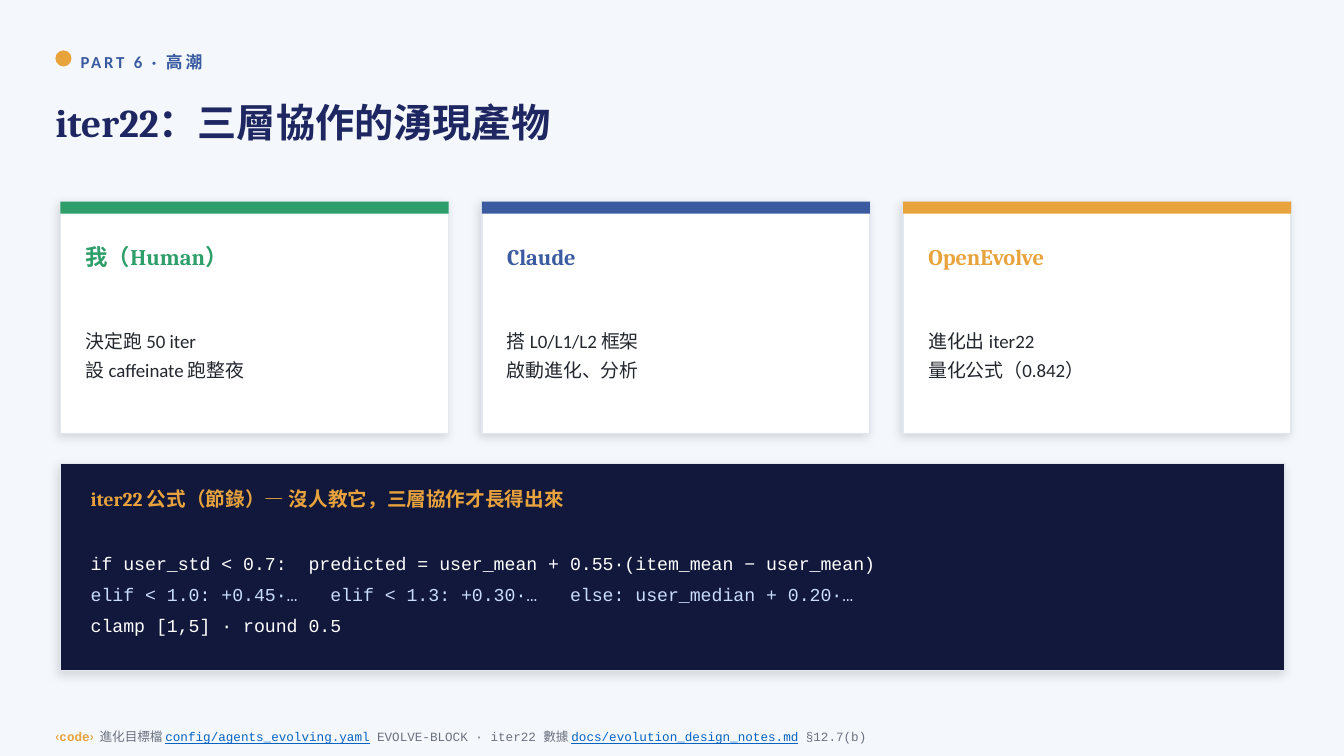
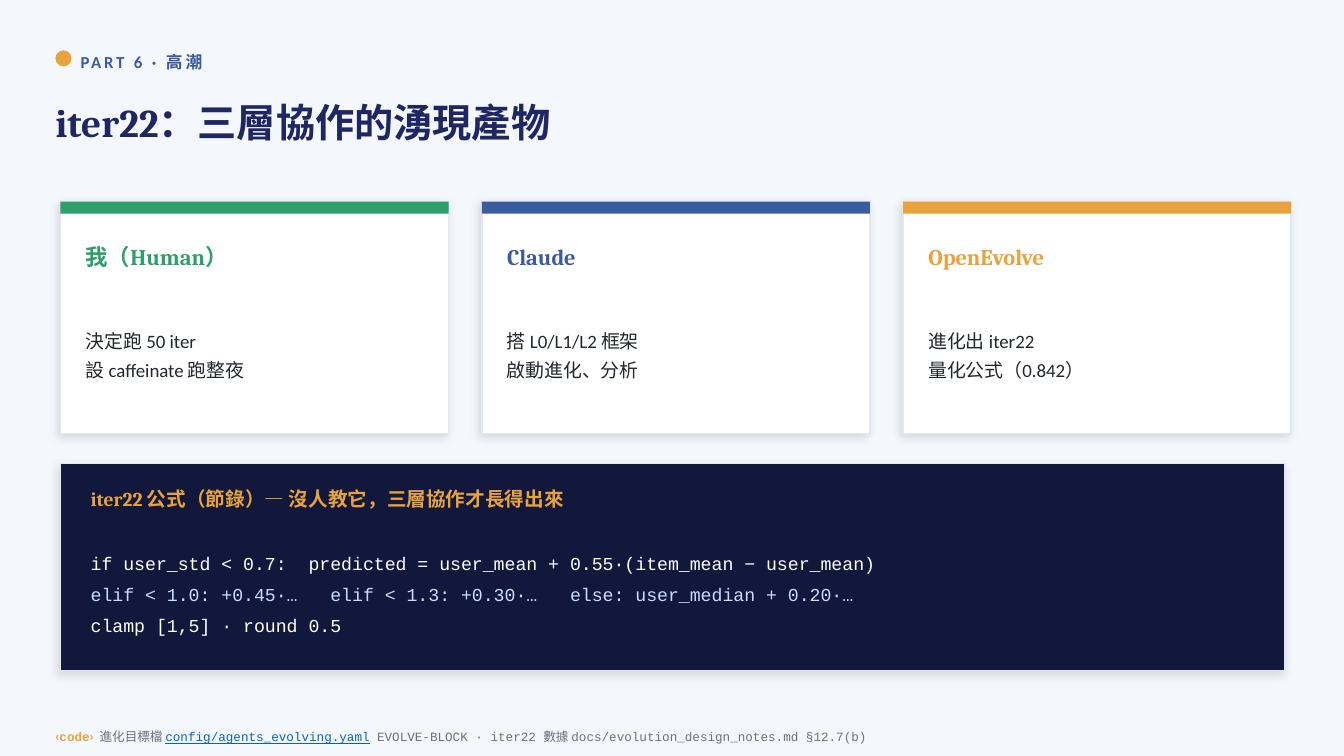
Before and after one commit to yuchieh/AgentSocietyChallenge_OpenEvolve, a slide deck: slide 22 of docs/slides/人AI進化_整合教學投影片.pptx. Drawn at 1344x756 pixels with LibreOffice and Linux fonts; fonts in the diff are those of the drawing. Boxes give left, top, right and bottom in pixels: in the first picture for what was removed or moved away, otherwise in the second. Text is boxed around its words. In the diff, an @@ line names an element or a change of style, - is before the commit and + after.

```diff
--- a/docs/slides/人AI進化_整合教學投影片.pptx
+++ b/docs/slides/人AI進化_整合教學投影片.pptx
@@ text "‹code› 進化目標檔 config/agents_evolving.yaml EVOLVE-BLOCK · ..." at [55,730,867,744]: text colour #0563C1 to #6B7280, underline off in "docs/evolution_design_notes.md" @@
```
Also in this commit, not shown: 8 other slides changed, 1 other file.
